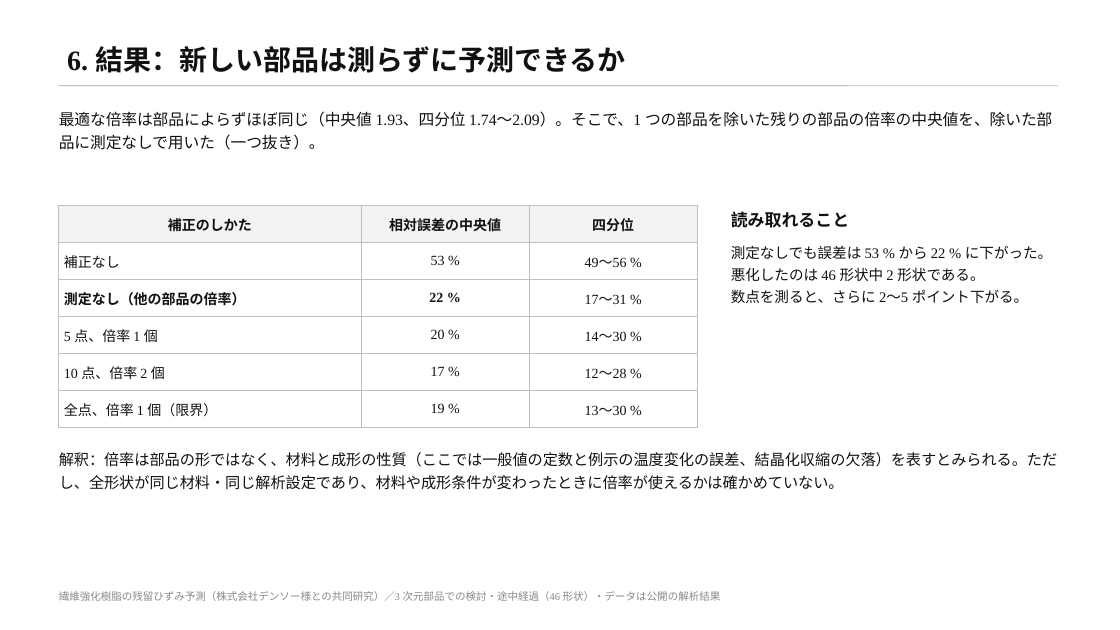
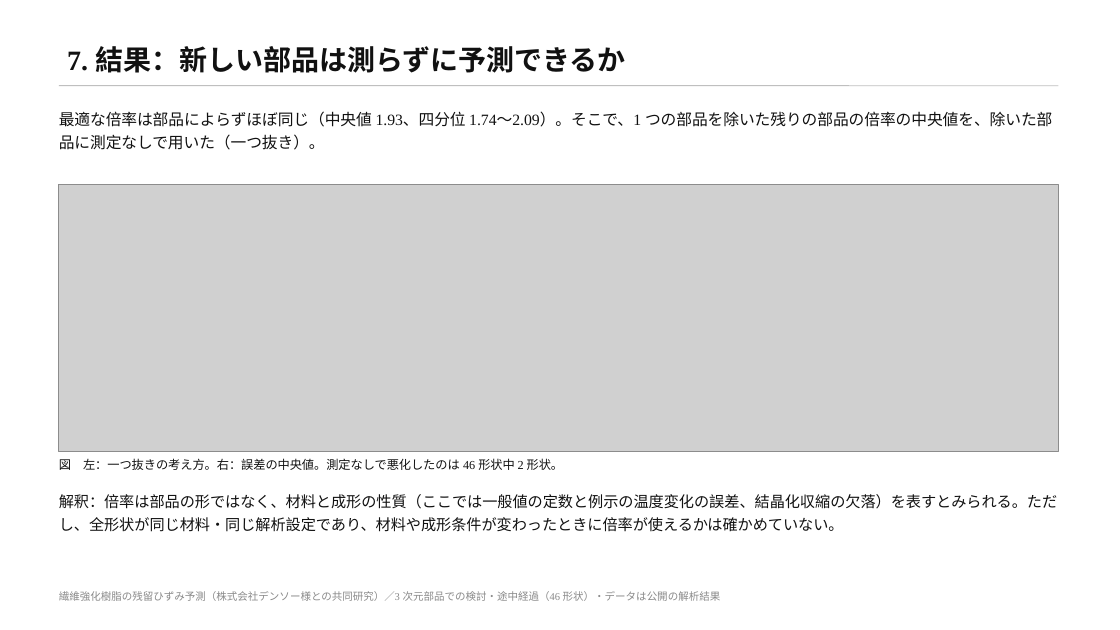
Before and after one commit to keisuke58/wccm2026-cfrp-gnn, a slide deck: slide 8 of slides/denso_rescue3d.pptx (slide 7 before the commit). Drawn at 1120x630 pixels with LibreOffice and Linux fonts; fonts in the diff are those of the drawing; grey boxes stand for pictures. Boxes give left, top, right and bottom in pixels: in the first picture for what was removed or moved away, otherwise in the second. Text is boxed around its words. In the diff, an @@ line names an element or a change of style, - is before the commit and + after.

```diff
--- a/slides/denso_rescue3d.pptx
+++ b/slides/denso_rescue3d.pptx
@@ title at <box>67,46,626,73</box>: text changed @@
-6. 結果：新しい部品は測らずに予測できるか
+7. 結果：新しい部品は測らずに予測できるか
@@ table removed at <box>59,206,697,420</box>, 6 rows, 3 columns @@
-補正のしかた | 相対誤差の中央値 | 四分位
-補正なし | 53 % | 49〜56 %
-測定なし（他の部品の倍率） | 22 % | 17〜31 %
-5 点、倍率 1 個 | 20 % | 14〜30 %
-10 点、倍率 2 個 | 17 % | 12〜28 %
-全点、倍率 1 個（限界） | 19 % | 13〜30 %
@@ picture added at <box>59,185,1059,451</box> @@
@@ text removed at <box>731,211,850,228</box> @@
-読み取れること
@@ text removed at <box>731,245,1052,303</box> @@
-測定なしでも誤差は 53 % から 22 % に下がった。悪化したのは 46 形状中 2 形状である。
-数点を測ると、さらに 2〜5 ポイント下がる。
@@ text added at <box>59,458,564,470</box>, 10.5 pt, text #111111 @@
+図 左：一つ抜きの考え方。右：誤差の中央値。測定なしで悪化したのは 46 形状中 2 形状。
@@ text "解釈：倍率は部品の形ではなく、材料と成形の性質（ここでは一般値の定数と例示の温度変化の誤差、結晶化収縮の欠落）を表すとみ ...": place and size @@
-text "解釈：倍率は部品の形ではなく、材料と成形の性質（ここでは一般値の定数と例示の温度変化の誤差、結晶化収縮の欠落）を表すとみ ..." at <box>59,452,1057,490</box>
+text "解釈：倍率は部品の形ではなく、材料と成形の性質（ここでは一般値の定数と例示の温度変化の誤差、結晶化収縮の欠落）を表すとみ ..." at <box>59,494,1057,532</box>
```
Also in this commit, not shown: 3 other slides changed, 1 slide added, 7 other files.
